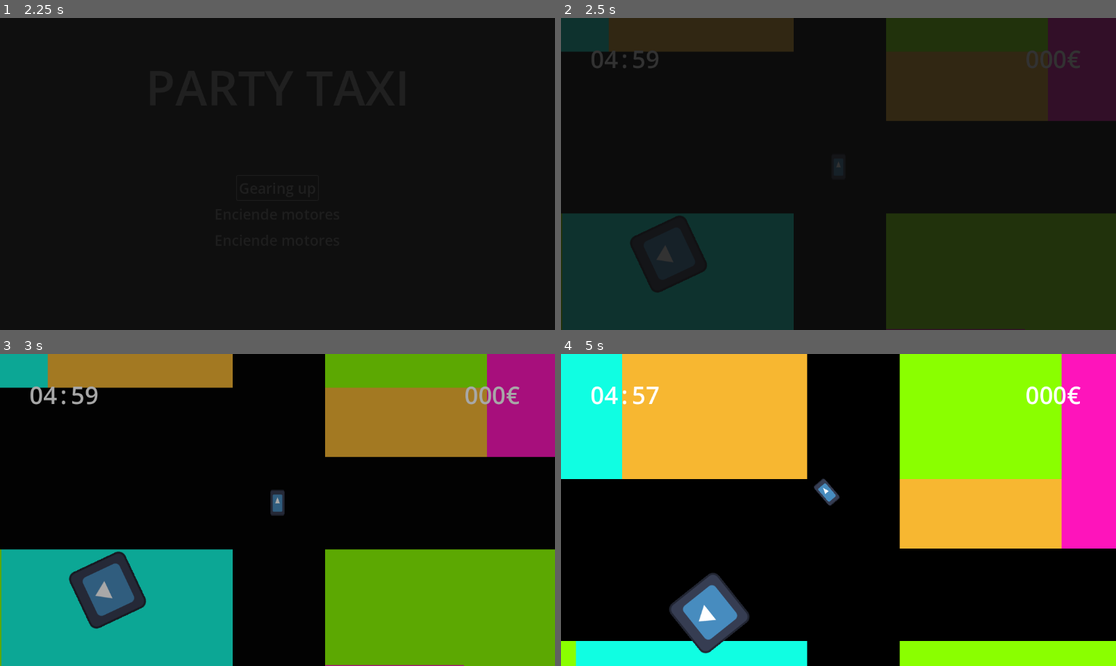
Above: before the commit, frames 1-4 (two rows, left to right).
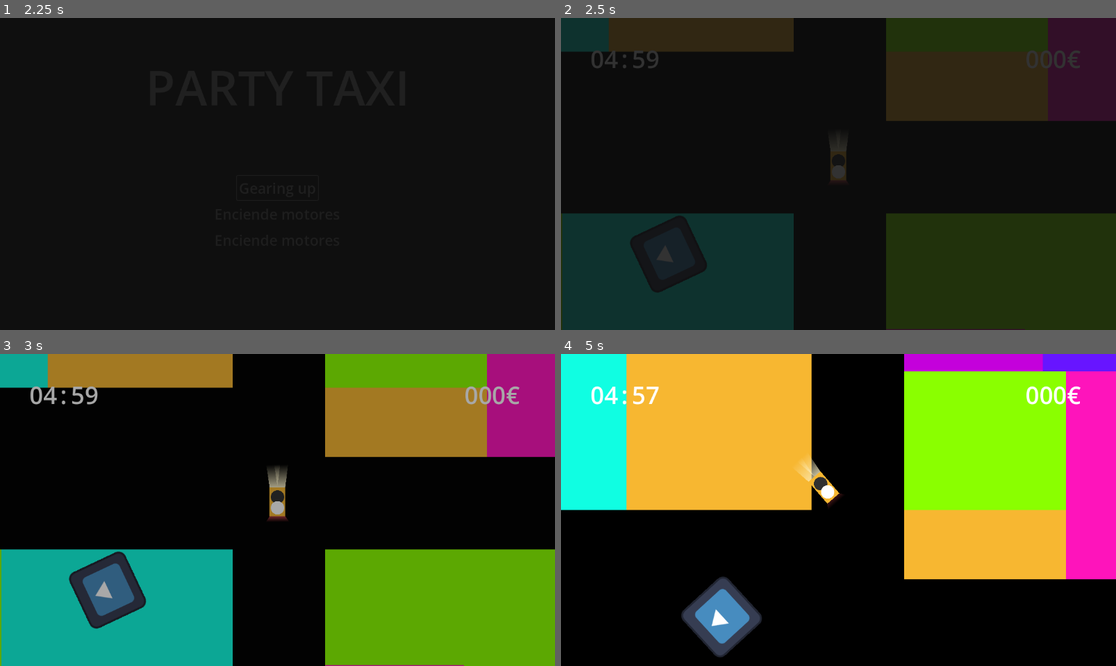
Above: after the commit, the same moments.

Repository: ManuelOteroFernandez/MurallaJam
Game: Godot game, scene res://SceneManager/SceneManager.tscn
Same seed, same stepped clock (60 frames per second), same inputs: the game is played once before the commit and once after it. The engine's default icon, where the game draws it, is replaced by a stand-in: a white triangle on a blue panel in a dark square.
Inputs:
- Up to frame 1 (2.25 s): hold D (turn-right) 0.53-1.25 s; click "Gearing up" at 1.25 s; hold S (reverse) from 2.03 s (still down)
- Up to frame 2 (2.5 s): keep holding S (reverse)
- Up to frame 3 (3 s): release S (reverse) at 2.78 s; hold D (turn-right) from 2.78 s (still down)
- Up to frame 4 (5 s): release D (turn-right) at 3.53 s; hold W (accelerate) 3.53-4.28 s; hold A (turn-left) from 4.28 s (still down)

Frame 1 is identical in both runs. In frame 2, 0.3% of the frame differs, in the area x 48-52%, y 38-53%; in frame 3, 0.5%; in frame 4, 24%, in the area x 0-100%, y 0-100%.

Commit message:
Taxi lights

Diff:
--- /dev/null
+++ b/Taxi/luz_parpadea.gd
@@ -0,0 +1,14 @@
+extends Sprite2D
+
+var _is_active: bool = true
+
+func active_ligth(value:bool):
+	_is_active = value
+	var alpha = 1 if _is_active else 0
+	if modulate.a != alpha:
+		create_tween().tween_property(
+			self,
+			"modulate:a",
+			alpha,
+			randi_range(1,3)
+		)
--- a/Taxi/taxi.gd
+++ b/Taxi/taxi.gd
@@ -3,7 +3,7 @@
 
 signal recieve_damage
 
-const SPEED = 15000.0
+const SPEED = 20000.0
 const SPEED_REVERSE = -5000
 
 const STOP_VELOCITY = 0.01
@@ -29,9 +29,9 @@
 
 	if (left_input or rigth_input) and left_input != rigth_input:
 		if left_input:
-			_turn(-1)
+			_turn(-1 if _current_speed > 0 else 1)
 		else:
-			_turn(1)
+			_turn(1 if _current_speed > 0 else -1)
 
 func _physics_process(delta: float) -> void:
 
@@ -70,13 +70,22 @@
 
 func _input(event: InputEvent) -> void:
 	if event.is_action_pressed("accelerate"):
+		$Luz.active_ligth(true)
+		$Luz2.active_ligth(true)
+		$Luz_Tracera.active_ligth(false)
 		_movement_input = -1
 	if event.is_action_released("accelerate"):
+		$Luz.active_ligth(false)
+		$Luz2.active_ligth(false)
 		_movement_input = 0
 
 	if event.is_action_pressed("reverse"):
+		$Luz.active_ligth(false)
+		$Luz2.active_ligth(false)
+		$Luz_Tracera.active_ligth(true)
 		_movement_input = 1
 	if event.is_action_released("reverse"):
+		$Luz_Tracera.active_ligth(false)
 		_movement_input = 0
 
 func _accelerate():
--- a/Taxi/taxi.tscn
+++ b/Taxi/taxi.tscn
@@ -1,7 +1,10 @@
-[gd_scene load_steps=4 format=3 uid="uid://b18jewoxon4dd"]
+[gd_scene load_steps=7 format=3 uid="uid://b18jewoxon4dd"]
 
-[ext_resource type="Texture2D" uid="uid://cjj2c02vbnjgj" path="res://icon.svg" id="1_kvcs5"]
 [ext_resource type="Script" uid="uid://cdichsrrvg2re" path="res://Taxi/taxi.gd" id="1_ohyp0"]
+[ext_resource type="Texture2D" uid="uid://bg4kronhtuvqs" path="res://Taxi/Luz.png" id="2_i4e3u"]
+[ext_resource type="Texture2D" uid="uid://c3ftxq6ha3a2j" path="res://square.png" id="2_ohyp0"]
+[ext_resource type="Script" uid="uid://bisfo02qabd1y" path="res://Taxi/luz_parpadea.gd" id="3_1f4ur"]
+[ext_resource type="Texture2D" uid="uid://1mmt2dwxr6qc" path="res://circle.png" id="5_s81fr"]
 
 [sub_resource type="CapsuleShape2D" id="CapsuleShape2D_ohyp0"]
 height = 36.0
@@ -16,15 +19,49 @@
 platform_wall_layers = 255
 script = ExtResource("1_ohyp0")
 
+[node name="DamageTimer" type="Timer" parent="."]
+wait_time = 0.5
+one_shot = true
+
+[node name="Luz" type="Sprite2D" parent="."]
+modulate = Color(0.986946, 0.951465, 0.789097, 1)
+position = Vector2(-6, -52)
+scale = Vector2(0.101382, 0.140988)
+texture = ExtResource("2_i4e3u")
+script = ExtResource("3_1f4ur")
+
+[node name="Luz2" type="Sprite2D" parent="."]
+modulate = Color(0.988235, 0.952941, 0.788235, 1)
+position = Vector2(5, -52)
+scale = Vector2(0.101382, 0.140988)
+texture = ExtResource("2_i4e3u")
+script = ExtResource("3_1f4ur")
+
+[node name="Luz_Tracera" type="Sprite2D" parent="."]
+modulate = Color(0.996176, 0.329121, 0.359466, 1)
+position = Vector2(0.498107, 13.0699)
+rotation = -3.14159
+scale = Vector2(0.172111, 0.046976)
+texture = ExtResource("2_i4e3u")
+script = ExtResource("3_1f4ur")
+
 [node name="Sprite2D" type="Sprite2D" parent="."]
-position = Vector2(0, -10)
-scale = Vector2(0.15625, 0.28125)
-texture = ExtResource("1_kvcs5")
+self_modulate = Color(0.968627, 0.717647, 0.192157, 1)
+position = Vector2(0, -11)
+scale = Vector2(0.6875, 1.25)
+texture = ExtResource("2_ohyp0")
 
 [node name="CollisionShape2D" type="CollisionShape2D" parent="."]
 position = Vector2(0, -10)
 shape = SubResource("CapsuleShape2D_ohyp0")
 
-[node name="DamageTimer" type="Timer" parent="."]
-wait_time = 0.5
-one_shot = true
+[node name="Circle2" type="Sprite2D" parent="."]
+modulate = Color(0.187176, 0.187176, 0.187176, 1)
+position = Vector2(-7.10543e-15, -18)
+scale = Vector2(0.144531, 0.144531)
+texture = ExtResource("5_s81fr")
+
+[node name="Circle" type="Sprite2D" parent="."]
+position = Vector2(-1.19209e-07, -3)
+scale = Vector2(0.144531, 0.144531)
+texture = ExtResource("5_s81fr")
Binary file added: Taxi/Luz.png
Not shown, added: Taxi/Luz.png.import
Not shown, added: Taxi/luz_parpadea.gd.uid
